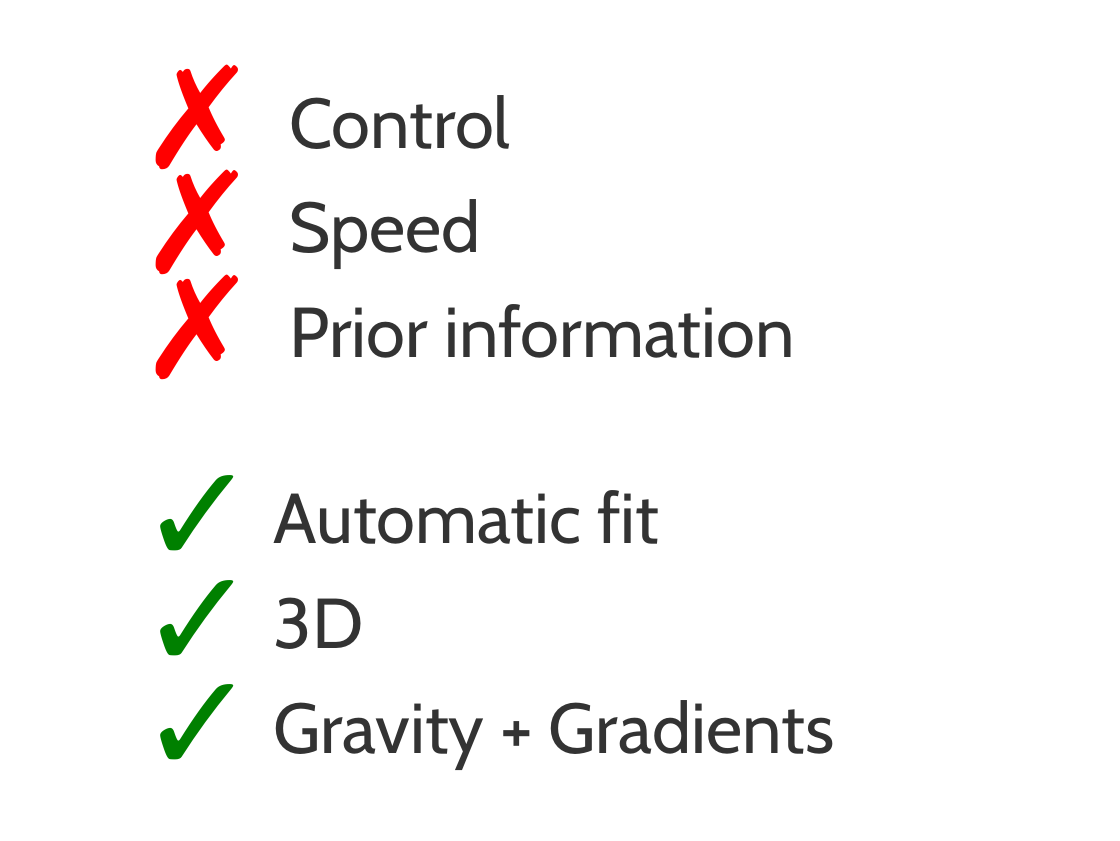
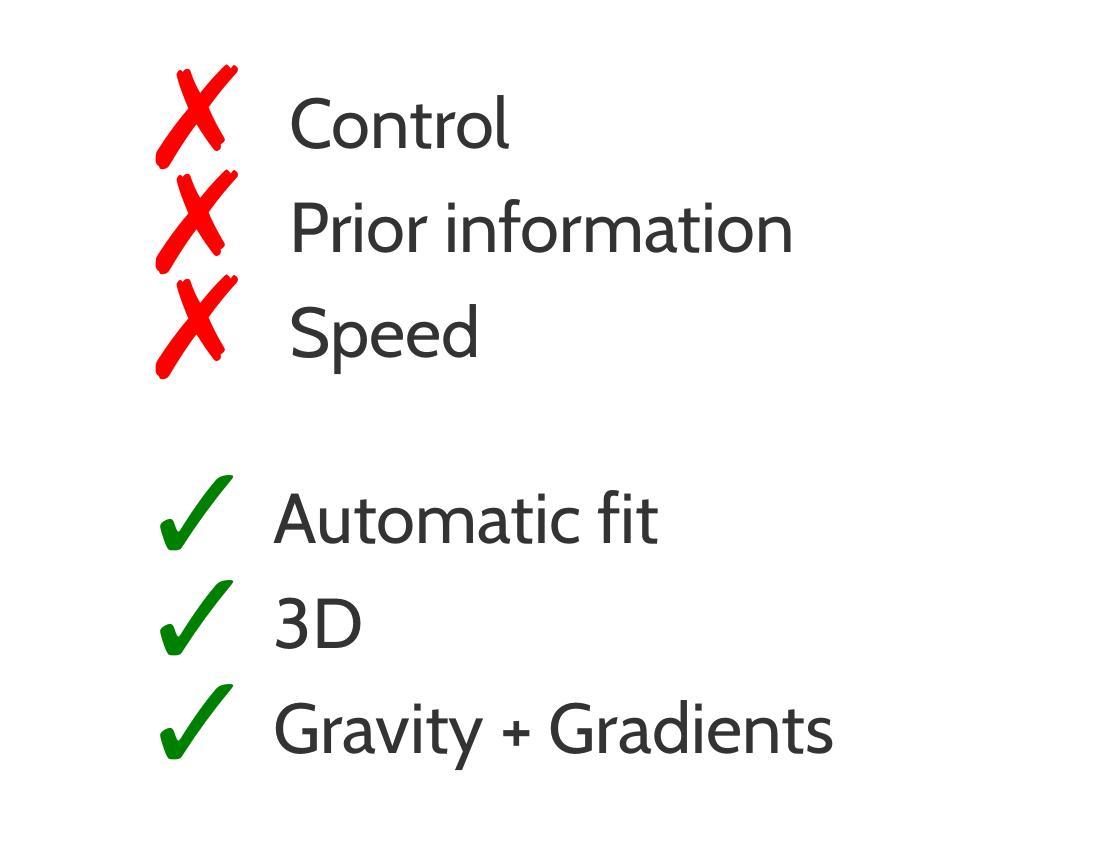
Before and after one commit to leouieda/gghs2012, a slide deck: slide 8 of presentation/uieda_barbosa_iag2012.odp. Drawn at 1120x841 pixels with LibreOffice and Linux fonts; fonts in the diff are those of the drawing; background and template pictures are left out. Boxes give left, top, right and bottom in pixels: in the first picture for what was removed or moved away, otherwise in the second. Text is boxed around its words. In the diff, an @@ line names an element or a change of style, - is before the commit and + after.

Commit message:
Few more slides

```diff
--- a/presentation/uieda_barbosa_iag2012.odp
+++ b/presentation/uieda_barbosa_iag2012.odp
@@ text at (289, 199, 794, 253): paragraph added @@
+✗ Prior information
@@ text at (289, 304, 794, 358): paragraph removed @@
-✗ Prior information
@@ text at (289, 304, 481, 373): more space between paragraphs @@
```
Also in this commit, not shown: 1 other slide changed, 2 slides added, 1 slide removed, 1 other file.
